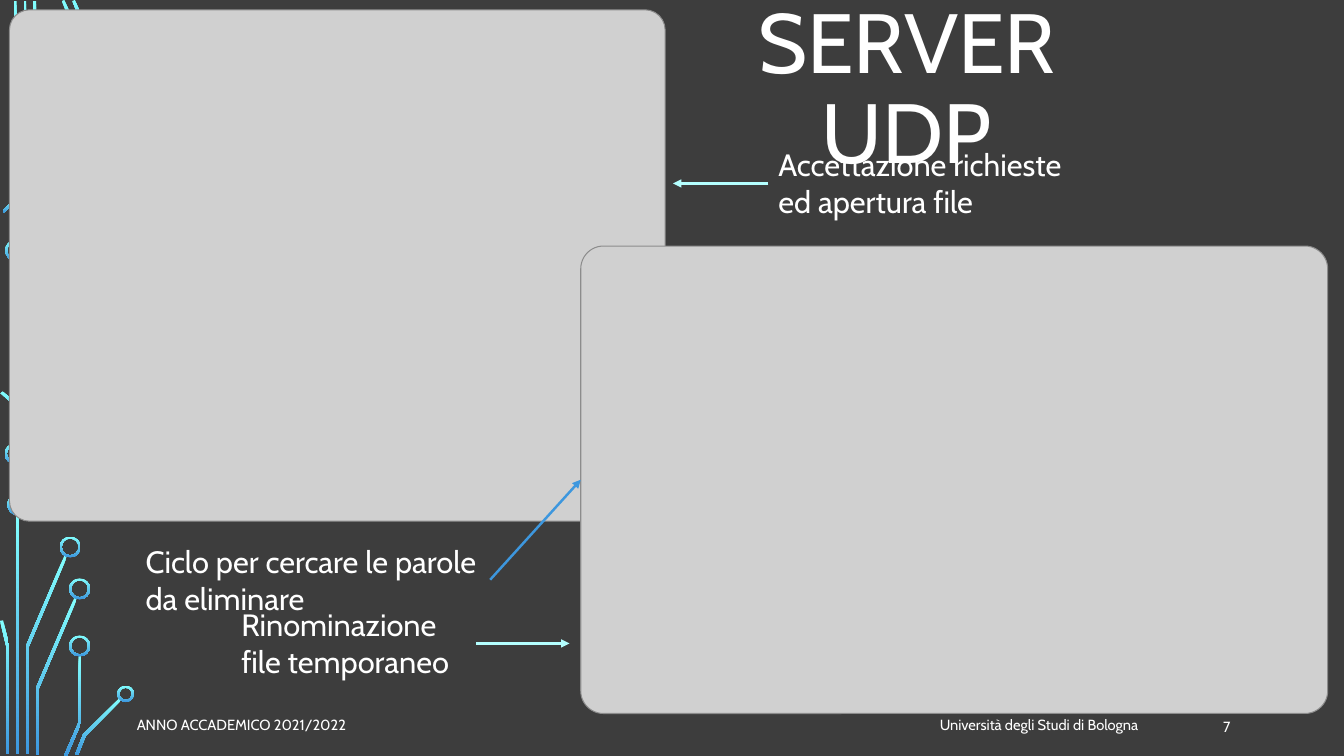
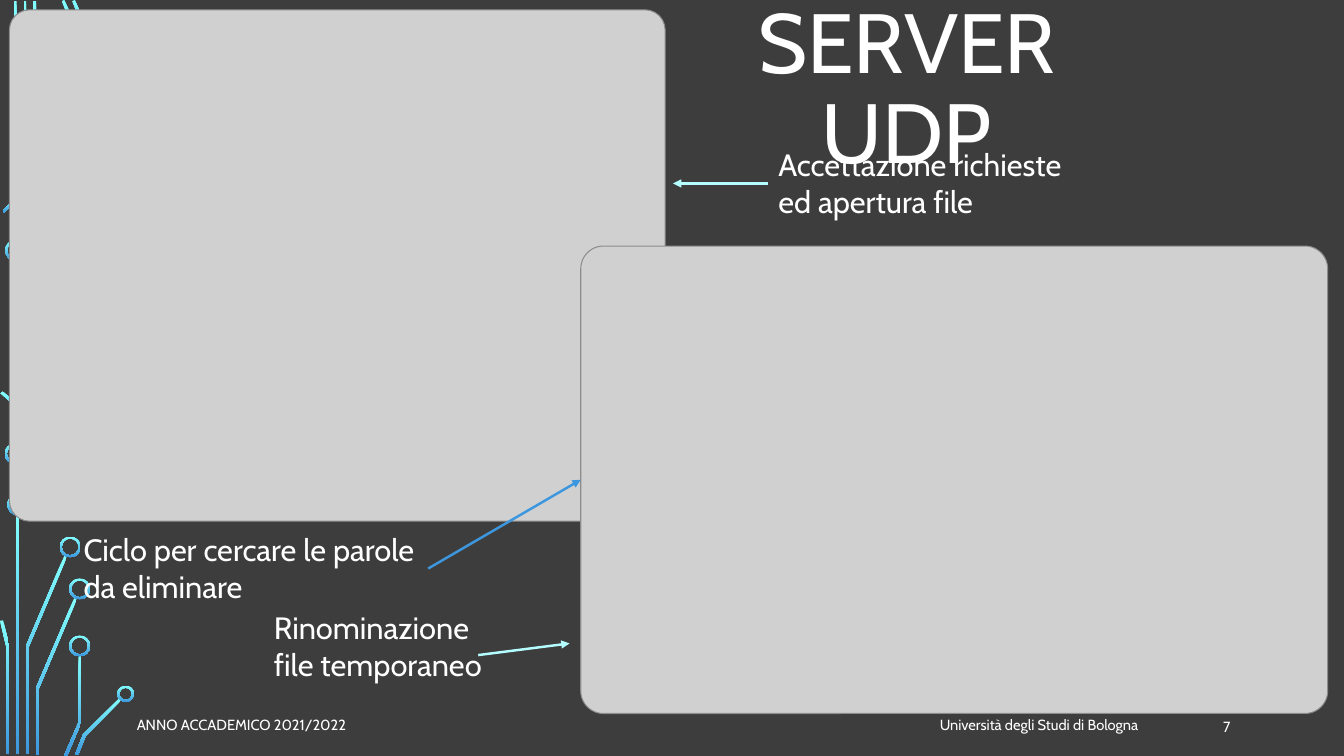
Before and after one commit to FlippaFloppa/Reti-di-Calcolatori-gruppo-Lore, a slide deck: slide 7 of Esercitazione_4/esercitazione4.pptx. Drawn at 1344x756 pixels with LibreOffice and Linux fonts; fonts in the diff are those of the drawing; grey boxes stand for pictures; background and template pictures are left out. Boxes give left, top, right and bottom in pixels: in the first picture for what was removed or moved away, otherwise in the second. Text is boxed around its words. In the diff, an @@ line names an element or a change of style, - is before the commit and + after.

```diff
--- a/Esercitazione_4/esercitazione4.pptx
+++ b/Esercitazione_4/esercitazione4.pptx
@@ arrow moved from (490, 580) - (581, 480) to (429, 569) - (581, 480) @@
@@ text "Ciclo per cercare le parole ..." rewrapped from (x1=146, y1=550, x2=476, y2=616) to (x1=84, y1=538, x2=414, y2=599) @@
@@ text "Rinominazione file temporaneo" rewrapped from (x1=241, y1=610, x2=449, y2=680) to (x1=274, y1=617, x2=481, y2=683) @@
@@ arrow moved from (476, 643) - (570, 643) to (478, 655) - (570, 643) @@
```
Also in this commit, not shown: 3 other slides changed.
